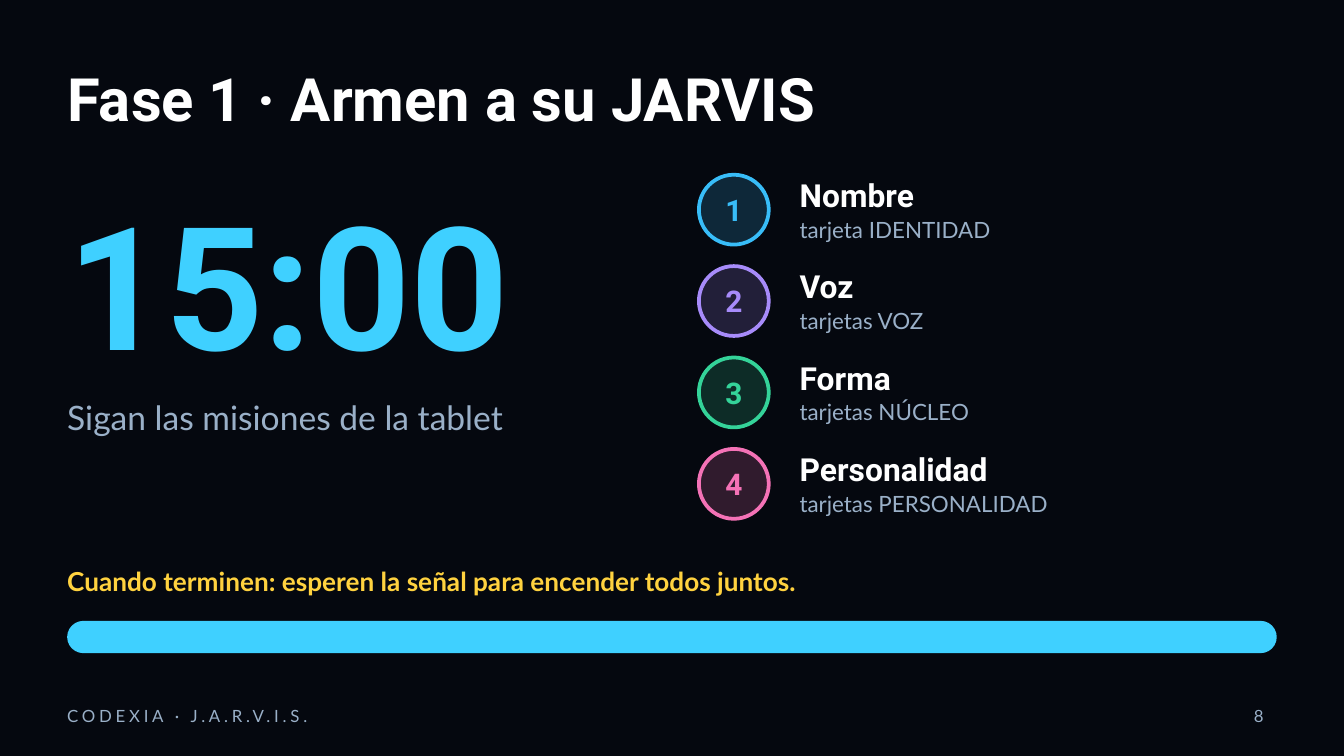
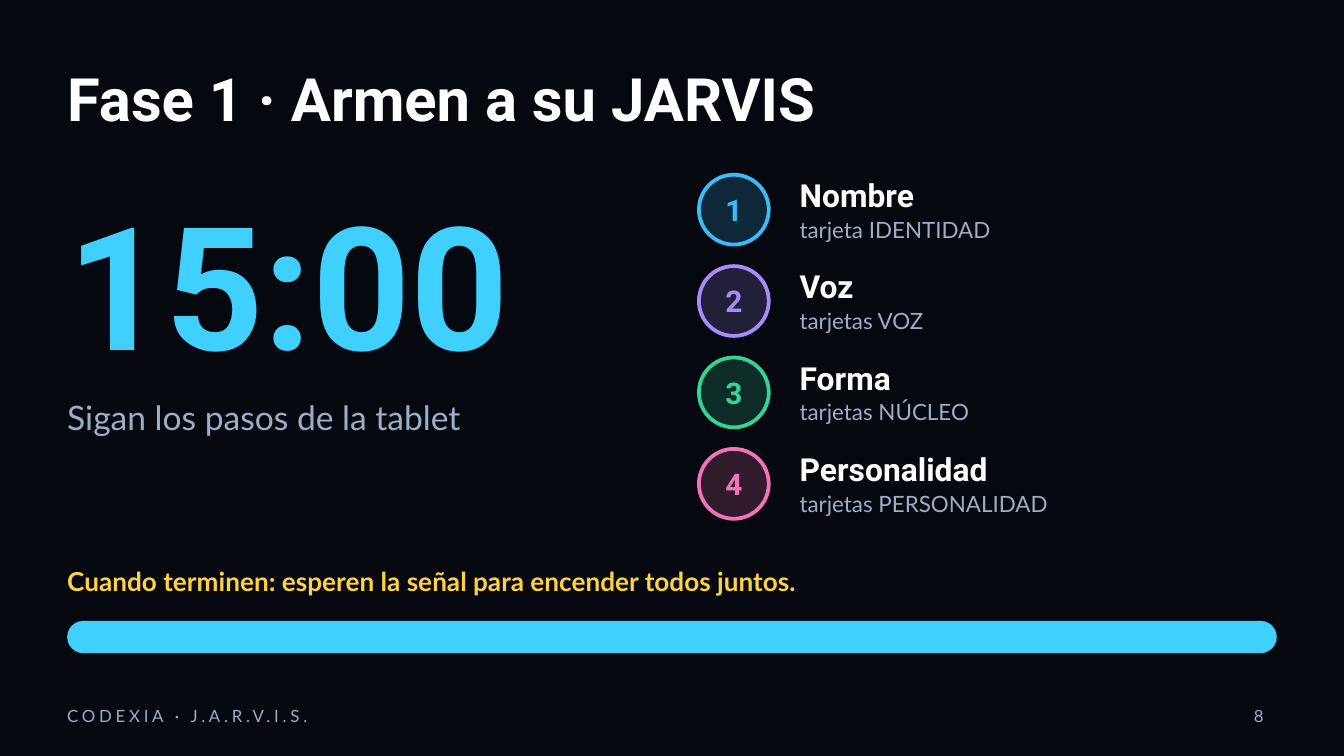
Before and after one commit to mparra37/jarvis-codexia, a slide deck: slide 8 of presentacion/JARVIS_taller_CODEXIA.pptx. Drawn at 1344x756 pixels with LibreOffice and Linux fonts; fonts in the diff are those of the drawing. Boxes give left, top, right and bottom in pixels: in the first picture for what was removed or moved away, otherwise in the second. Text is boxed around its words. In the diff, an @@ line names an element or a change of style, - is before the commit and + after.

```diff
--- a/presentacion/JARVIS_taller_CODEXIA.pptx
+++ b/presentacion/JARVIS_taller_CODEXIA.pptx
@@ text at box(67, 405, 460, 436): text changed @@
-Sigan las misiones de la tablet
+Sigan los pasos de la tablet
```
Also in this commit, not shown: 2 other slides changed, 14 other files.
